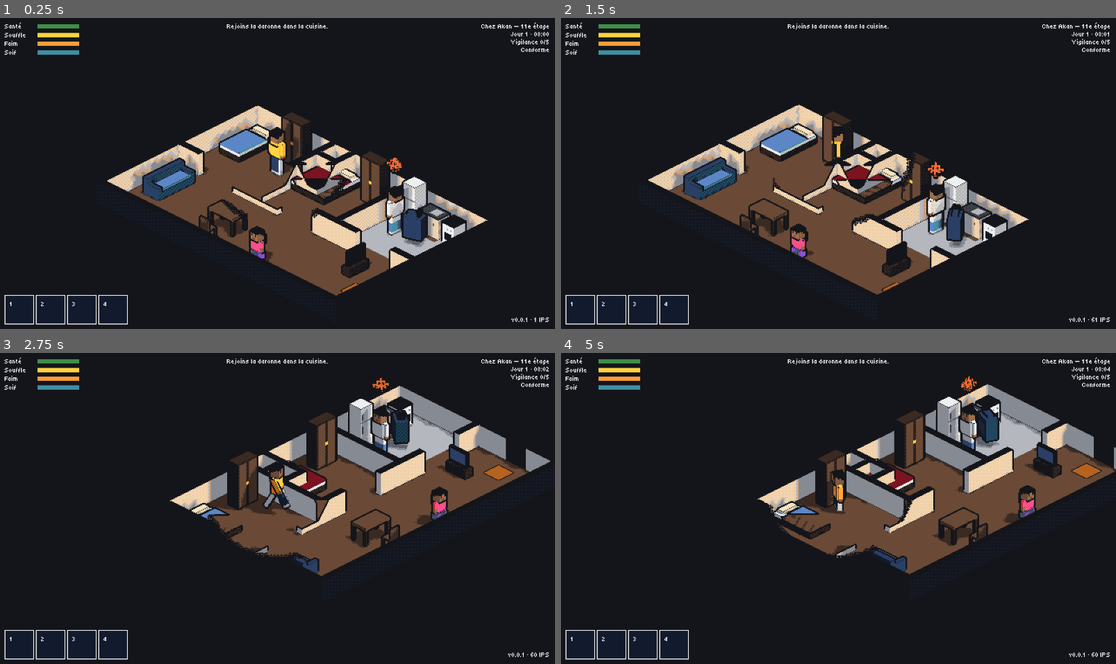
Above: before the commit, frames 1-4 (two rows, left to right).
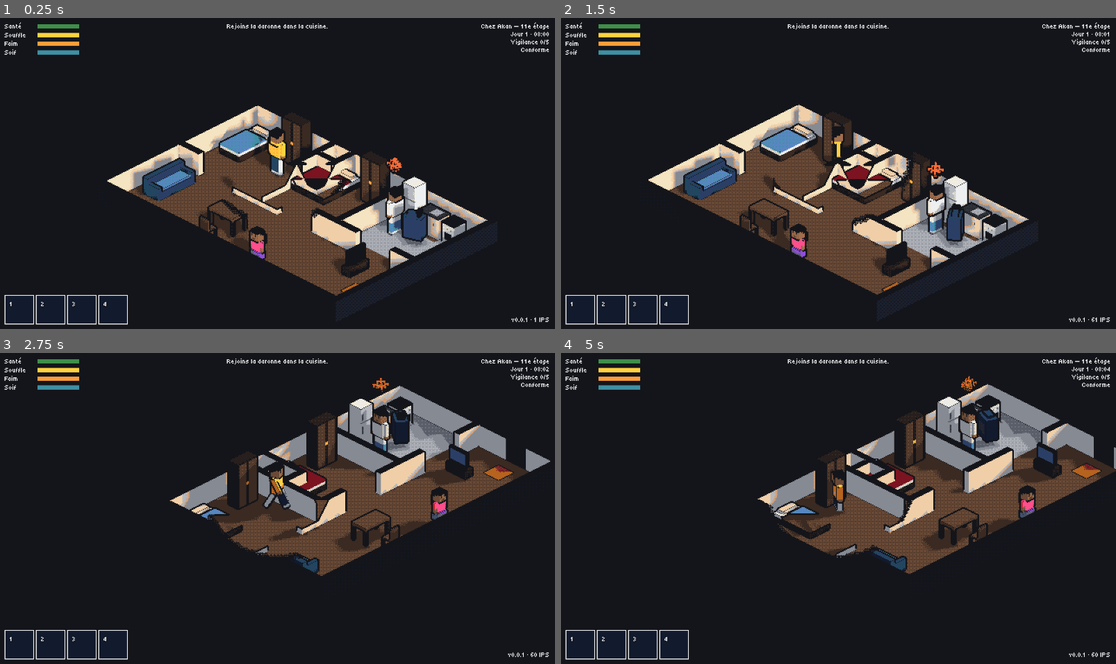
Above: after the commit, the same moments.

Repository: Yato-350/91350
Game: Godot game, scene res://scenes/main/game.tscn
Two runs of this game, one before a commit and one after it. Both use one fixed random seed, a clock stepped at 60 frames per second and the inputs below.
Inputs (mouse positions are in pixels of both pictures, inside the frame that each line leads up to):
- Up to frame 1 (0.25 s): no input
- Up to frame 2 (1.5 s): tap Enter (ui_accept) at 0.5, 0.77 s; move the mouse to (960, 157) at 0.52 s; hold D (move_right) 0.53-1.25 s; tap Ctrl (aim) at 0.6 s; click (960, 157) at 0.67 s; drag from (727, 189) to (810, 235) at 1.27 s
- Up to frame 3 (2.75 s): move the mouse to (333, 440) at 2.02 s; hold D (move_right) from 2.03 s (still down); tap Q (camera_rotate_left) at 2.1 s
- Up to frame 4 (5 s): release D (move_right) at 2.75 s; drag from (810, 570) to (672, 461) at 2.77 s; move the mouse to (1005, 555) at 3.52 s; hold A (move_left) 3.53-4.25 s; hold C (crouch) 3.53-4.25 s; tap Enter (ui_accept) at 3.77 s; drag from (672, 461) to (755, 430) at 4.27 s

The runs differ from the first frame. In frame 1, 6.2% of the frame differs, in the area x 19-88%, y 28-89%; in frame 2, 6.3%, in the area x 15-85%, y 28-89%; in frame 3, 5.3%; in frame 4, 5.1%.

Commit message:
feat: jour et nuit, lampadaires allumés, couvre-feu annoncé
- DayLight : la lumière selon l'heure (soleil levé à l'est, couché à l'ouest, teintes
  d'aube et de soir, nuit bleutée et lisible). Le ciel de chaque zone la suit ; les
  intérieurs gardent leur lumière égale.
- LampLights : la nuit, les 6 lanternes les plus proches d'Akan (lampadaires, appliques
  des entrées, lampadaires posés par les données) reçoivent une vraie lumière, sans
  ombres ; les lanternes et appliques s'allument dans le shader du décor.
- Couvre-feu : annoncé dix minutes avant par le haut-parleur, avancé d'une heure quand la
  Vigilance est haute, affiché au HUD ; signal curfew_changed sur l'EventBus.
- Le point de ration a ses lampadaires.
- Captures à une heure donnée : tools/check.sh screenshot <scène> [heure].

Co-Authored-By: Claude Opus 5.5 <noreply@anthropic.com>
Claude-Session: https://claude.ai/code/session_0191MuXXX6bNUbLG7aSk85Tz

Diff:
--- a/data/zones/grigny2.json
+++ b/data/zones/grigny2.json
@@ -67,6 +67,18 @@
 			"model": "ecran_propagande",
 			"at": "-68.5,-149",
 			"yaw": 0
+		},
+		{
+			"model": "lampadaire",
+			"at": "-74.5,-140.5",
+			"yaw": 270,
+			"solid": false
+		},
+		{
+			"model": "lampadaire",
+			"at": "-62.5,-140.5",
+			"yaw": 90,
+			"solid": false
 		}
 	],
 	"npcs": [
--- a/locale/strings.csv
+++ b/locale/strings.csv
@@ -153,3 +153,7 @@
 OBJ_VIEUX_LIVRER,"Donne les piles à Lucien."
 JOURNAL_TITLE,"Journal"
 JOURNAL_EMPTY,"Rien en cours. Pour l'instant."
+HUD_CURFEW,"Couvre-feu"
+CURFEW_WARNING,"Haut-parleur : « Couvre-feu dans dix minutes. Un foyer calme est un foyer conforme. »"
+CURFEW_START,"Haut-parleur : « Couvre-feu. Tout citoyen dehors est une inquiétude. »"
+CURFEW_END,"Haut-parleur : « Fin du couvre-feu. Bonne journée conforme. »"
--- a/scripts/autoload/event_bus.gd
+++ b/scripts/autoload/event_bus.gd
@@ -41,3 +41,5 @@
 ## Demande de dialogue : un fichier de dialogue/ et l'entrée à y jouer.
 signal dialogue_requested(dialogue: String, cue: String)
 signal dialogue_ended(dialogue: String)
+## Le couvre-feu commence (true) ou se lève (false).
+signal curfew_changed(active: bool)
--- a/scripts/autoload/game_state.gd
+++ b/scripts/autoload/game_state.gd
@@ -7,6 +7,10 @@
 ## Un lieu décrit par les données s'écrit « zone:<identifiant>[@repère] ».
 const ZONE_PREFIX := "zone:"
 const MARKER_SEPARATOR := "@"
+## Le haut-parleur prévient tant de minutes avant le couvre-feu.
+const CURFEW_WARNING_MINUTES := 10.0
+## À partir de cette Vigilance, le régime avance le couvre-feu d'une heure.
+const CURFEW_ADVANCE_VIGILANCE := 3
 ## La quête qui ouvre une nouvelle partie.
 const FIRST_QUEST := "ascenseur_en_panne"
 ## Objectifs « USE » génériques : ce qu'un objet fait, quel qu'il soit.
@@ -34,6 +38,8 @@
 ## Le temps ne passe que pendant le jeu, pas dans les menus.
 var playing := false
 
+var _curfew := false
+
 
 func _ready() -> void:
 	add_to_group(SaveManager.SAVEABLE_GROUP)
@@ -42,7 +48,38 @@
 
 func _process(delta: float) -> void:
 	if playing:
-		clock.advance(delta)
+		advance_time(delta)
+
+
+## Avance l'heure de `seconds` secondes réelles et annonce le couvre-feu.
+func advance_time(seconds: float) -> void:
+	var before := clock.minutes
+	clock.advance(seconds)
+	var warning := (GameClock.CURFEW_START_HOUR - _curfew_advance()) * GameClock.MINUTES_PER_HOUR
+	if _crossed(before, clock.minutes, warning - CURFEW_WARNING_MINUTES):
+		EventBus.notified.emit("CURFEW_WARNING")
+	var now := is_curfew()
+	if now != _curfew:
+		_curfew = now
+		EventBus.curfew_changed.emit(now)
+		EventBus.notified.emit("CURFEW_START" if now else "CURFEW_END")
+
+
+## Vrai pendant le couvre-feu (avancé d'une heure quand la Vigilance est haute).
+func is_curfew() -> bool:
+	return clock.is_curfew(_curfew_advance())
+
+
+func _curfew_advance() -> int:
+	var high := surveillance.level(territory_id) >= CURFEW_ADVANCE_VIGILANCE
+	return 1 if high and not territory_id.is_empty() else 0
+
+
+# L'heure `mark` (en minutes) a-t-elle été passée en allant de `before` à `after` ?
+static func _crossed(before: float, after: float, mark: float) -> bool:
+	if after >= before:
+		return before < mark and mark <= after
+	return mark > before or mark <= after
 
 
 func new_game() -> void:
@@ -51,6 +88,7 @@
 	location = ""
 	saved_position = []
 	territory_id = ""
+	_curfew = is_curfew()
 	EventBus.game_state_reset.emit()
 
 
@@ -197,6 +235,7 @@
 	flags = SaveCodec.table(state, "flags").duplicate()
 	location = SaveCodec.text(state, "location", "")
 	saved_position = _read_position(SaveCodec.list(state, "position"))
+	_curfew = is_curfew()
 	EventBus.game_state_reset.emit()
 
 
--- a/scripts/main/main.gd
+++ b/scripts/main/main.gd
@@ -12,6 +12,8 @@
 const TRAVEL_FADE_SECONDS := 0.2
 const READY_MARKER := "[91350] prêt"
 const SCREENSHOT_ARGUMENT := "--screenshot"
+## « --hour 23.5 » : l'heure du jeu au moment de la capture.
+const HOUR_ARGUMENT := "--hour"
 const SCREENSHOT_DIR := "res://build/screenshots"
 const SCREENSHOT_FRAMES := 30
 ## « zone:<identifiant> » désigne un lieu des données plutôt qu'un fichier de scène.
@@ -40,6 +42,14 @@
 	if path.begins_with("res://") or path.begins_with(ZONE_PREFIX):
 		return path
 	return "res://" + path
+
+
+## L'heure demandée par « --hour <h> » (en heures), ou -1 si absente ou illisible.
+static func parse_hour(args: PackedStringArray) -> float:
+	var index := args.find(HOUR_ARGUMENT)
+	if index == -1 or index + 1 >= args.size() or not args[index + 1].is_valid_float():
+		return -1.0
+	return args[index + 1].to_float()
 
 
 func _ready() -> void:
@@ -166,6 +176,9 @@
 		printerr("Le mode --screenshot a besoin d'un rendu : ne pas le lancer avec --headless.")
 		get_tree().quit(1)
 		return
+	var hour := parse_hour(OS.get_cmdline_user_args())
+	if hour >= 0.0:
+		GameState.clock.minutes = hour * GameClock.MINUTES_PER_HOUR
 	if not travel_to(scene_path):
 		get_tree().quit(1)
 		return
@@ -176,6 +189,9 @@
 	if not scene_path.begins_with(ZONE_PREFIX):
 		file_name = file_name.get_basename()
 	file_name = file_name.replace(":", "_")
+	if hour >= 0.0:
+		var args := OS.get_cmdline_user_args()
+		file_name += "_%sh" % args[args.find(HOUR_ARGUMENT) + 1]
 	var path := SCREENSHOT_DIR.path_join(file_name + ".png")
 	if save_screenshot(path) != OK:
 		printerr("Capture impossible : %s" % path)
--- /dev/null
+++ b/scripts/systems/time/day_light.gd
@@ -0,0 +1,62 @@
+class_name DayLight
+## La lumière selon l'heure, en logique pure : soleil (énergie, couleur, direction),
+## ambiance (énergie, couleur) et fond. Des repères horaires, interpolés entre eux.
+## Le soleil se lève à l'est, passe au sud et se couche à l'ouest.
+
+const NIGHT_BACKGROUND := Color(0.0706, 0.102, 0.1804)
+const DAWN_BACKGROUND := Color(0.169, 0.247, 0.4)
+## La nuit reste lisible : une lumière de lune bleutée.
+const NIGHT_AMBIENT := Color(0.34, 0.4, 0.66)
+const DAY_AMBIENT := Color(0.62, 0.66, 0.8)
+const DAY_SUN := Color(0.95, 0.96, 1.0)
+## [heure, énergie du soleil, couleur du soleil, énergie d'ambiance, couleur d'ambiance, fond]
+const KEYS: Array[Array] = [
+	[0.0, 0.0, Color(1.0, 0.5, 0.4), 0.5, NIGHT_AMBIENT, NIGHT_BACKGROUND],
+	[5.5, 0.0, Color(1.0, 0.5, 0.4), 0.5, NIGHT_AMBIENT, NIGHT_BACKGROUND],
+	[6.5, 0.35, Color(1.0, 0.72, 0.5), 0.4, Color(0.55, 0.52, 0.66), DAWN_BACKGROUND],
+	[8.0, 0.8, DAY_SUN, 0.5, DAY_AMBIENT, NIGHT_BACKGROUND],
+	[17.0, 0.8, DAY_SUN, 0.5, DAY_AMBIENT, NIGHT_BACKGROUND],
+	[19.25, 0.5, Color(1.0, 0.78, 0.62), 0.45, Color(0.62, 0.52, 0.6), DAWN_BACKGROUND],
+	[20.5, 0.0, Color(1.0, 0.5, 0.4), 0.5, NIGHT_AMBIENT, NIGHT_BACKGROUND],
+	[24.0, 0.0, Color(1.0, 0.5, 0.4), 0.5, NIGHT_AMBIENT, NIGHT_BACKGROUND],
+]
+const SUNRISE_HOUR := 6.0
+const SUNSET_HOUR := 20.5
+const MIN_ELEVATION_DEGREES := 8.0
+const MAX_ELEVATION_DEGREES := 52.0
+const MINUTES_PER_HOUR := 60.0
+const HOURS_PER_DAY := 24.0
+
+
+## La lumière à `minutes` après minuit.
+static func sample(minutes: float) -> Dictionary:
+	var hour := fposmod(minutes / MINUTES_PER_HOUR, HOURS_PER_DAY)
+	var index := 0
+	while index < KEYS.size() - 2 and hour >= float(KEYS[index + 1][0]):
+		index += 1
+	var low: Array = KEYS[index]
+	var high: Array = KEYS[index + 1]
+	var t := clampf((hour - low[0]) / (float(high[0]) - low[0]), 0.0, 1.0)
+	var low_sun: Color = low[2]
+	var low_ambient: Color = low[4]
+	var low_background: Color = low[5]
+	return {
+		"sun_energy": lerpf(low[1], high[1], t),
+		"sun_color": low_sun.lerp(high[2], t),
+		"ambient_energy": lerpf(low[3], high[3], t),
+		"ambient_color": low_ambient.lerp(high[4], t),
+		"background": low_background.lerp(high[5], t),
+		"sun_direction": sun_direction(hour),
+	}
+
+
+## Direction de la lumière du soleil (du soleil vers le sol), x vers l'est, z vers le sud.
+static func sun_direction(hour: float) -> Vector3:
+	var t := clampf((hour - SUNRISE_HOUR) / (SUNSET_HOUR - SUNRISE_HOUR), 0.0, 1.0)
+	# Azimut compté depuis le sud : -90° à l'est le matin, +90° à l'ouest le soir.
+	var azimuth := lerpf(-PI / 2.0, PI / 2.0, t)
+	var elevation := deg_to_rad(lerpf(MIN_ELEVATION_DEGREES, MAX_ELEVATION_DEGREES, sin(t * PI)))
+	var to_sun := Vector3(
+		-sin(azimuth) * cos(elevation), sin(elevation), cos(azimuth) * cos(elevation)
+	)
+	return -to_sun
--- a/scripts/ui/hud.gd
+++ b/scripts/ui/hud.gd
@@ -19,6 +19,7 @@
 	"Thirst": ["HUD_THIRST", "eau_claire"],
 }
 const QUICK_SLOT_SIZE := 34
+const CURFEW_COLOR := "orange_vif"
 const ZONE_PREFIX := "zone:"
 
 var _palette := Palette.load_colors()
@@ -60,6 +61,7 @@
 	EventBus.zone_liberated.connect(func(_zone: String) -> void: _refresh_place())
 	EventBus.vigilance_changed.connect(func(_zone: String, _level: int) -> void: _refresh_place())
 	EventBus.status_changed.connect(func(_status: int) -> void: _refresh_place())
+	EventBus.curfew_changed.connect(func(_active: bool) -> void: _refresh_place())
 	_refresh_all()
 
 
@@ -137,6 +139,10 @@
 	var level := GameState.surveillance.level(zone)
 	vigilance.text = tr("HUD_VIGILANCE").format({"level": level, "max": Surveillance.MAX_LEVEL})
 	status.text = tr("STATUS_%d" % GameState.surveillance.status)
+	var curfew: Label = _info.get_node("Curfew")
+	curfew.text = tr("HUD_CURFEW")
+	curfew.visible = GameState.is_curfew()
+	curfew.add_theme_color_override(&"font_color", _palette[CURFEW_COLOR])
 
 
 # Un intérieur porte son propre nom ; une zone, celui du régime tant qu'elle n'est pas libre.
@@ -203,7 +209,7 @@
 	info.add_theme_constant_override(&"separation", 0)
 	info.mouse_filter = Control.MOUSE_FILTER_IGNORE
 	add_child(info)
-	for line: String in ["Place", "Clock", "Vigilance", "Status"]:
+	for line: String in ["Place", "Clock", "Curfew", "Vigilance", "Status"]:
 		var label := Label.new()
 		label.name = line
 		label.horizontal_alignment = HORIZONTAL_ALIGNMENT_RIGHT
--- /dev/null
+++ b/scripts/world/lamp_lights.gd
@@ -0,0 +1,78 @@
+class_name LampLights
+extends Node3D
+## La nuit, les lampadaires et les appliques des entrées éclairent la rue. Il y en a des
+## centaines : seules les POOL_SIZE plus proches d'Akan reçoivent une vraie lumière (en
+## renderer Compatibility, chaque lumière coûte une passe de plus sur ce qu'elle touche).
+
+const POOL_SIZE := 6
+const COLOR := Color(1.0, 0.616, 0.227)
+const ENERGY := 1.6
+const RANGE := 10.0
+## En dessous de ce degré de nuit, tout reste éteint.
+const NIGHT_THRESHOLD := 0.3
+const REFRESH_SECONDS := 0.3
+
+## Où sont les lanternes (en mètres).
+var positions := PackedVector3Array()
+var player: Node3D
+
+var _lights: Array[OmniLight3D] = []
+var _age := REFRESH_SECONDS
+
+
+func _ready() -> void:
+	for index: int in POOL_SIZE:
+		var light := OmniLight3D.new()
+		light.name = "Lamp%d" % index
+		light.light_color = COLOR
+		light.omni_range = RANGE
+		light.shadow_enabled = false
+		light.visible = false
+		add_child(light)
+		_lights.append(light)
+	update_lights()
+
+
+func _process(delta: float) -> void:
+	_age += delta
+	if _age >= REFRESH_SECONDS:
+		_age = 0.0
+		update_lights()
+
+
+## Rallume les lanternes les plus proches d'Akan, selon l'heure.
+func update_lights() -> void:
+	var night := GameState.clock.night_factor()
+	var nearest: Array[Vector3] = []
+	if night >= NIGHT_THRESHOLD and player != null and is_instance_valid(player):
+		nearest = _nearest(player.global_position)
+	for index: int in _lights.size():
+		var light := _lights[index]
+		light.visible = index < nearest.size()
+		if light.visible:
+			light.global_position = nearest[index]
+			light.light_energy = ENERGY * night
+
+
+func lit_count() -> int:
+	return _lights.filter(func(light: OmniLight3D) -> bool: return light.visible).size()
+
+
+## Distance du point à la lumière allumée la plus proche (INF si aucune).
+func closest_light_distance(at: Vector3) -> float:
+	var best := INF
+	for light: OmniLight3D in _lights:
+		if light.visible:
+			best = minf(best, light.global_position.distance_to(at))
+	return best
+
+
+func _nearest(at: Vector3) -> Array[Vector3]:
+	var sorted: Array[Vector3] = []
+	for position: Vector3 in positions:
+		sorted.append(position)
+	sorted.sort_custom(
+		func(a: Vector3, b: Vector3) -> bool:
+			return a.distance_squared_to(at) < b.distance_squared_to(at)
+	)
+	return sorted.slice(0, POOL_SIZE)
--- a/scripts/world/zone.gd
+++ b/scripts/world/zone.gd
@@ -19,6 +19,8 @@
 ## Un objectif « aller à un repère » est atteint à cette distance (m).
 const GOTO_RADIUS := 2.0
 const TARGET_SEPARATOR := ":"
+## L'applique d'une entrée : à tant de mètres devant la façade, à tant de hauteur.
+const ENTRANCE_LIGHT_OFFSET := Vector2(0.6, 2.6)
 ## Distance à laquelle on considère qu'Akan arrive par l'entrée d'un immeuble.
 const ENTRANCE_REACH := 3.0
 ## Rayon maximal (en cases) de la recherche d'une case libre.
@@ -35,6 +37,8 @@
 ## Repères du lieu : nom → position.
 var markers := {}
 var player: Player
+## Lanternes des lampadaires posés par les données du lieu (en plus des cuits).
+var _extra_lamps := PackedVector3Array()
 
 
 ## Rend le lieu demandé, ou null (erreur journalisée) s'il n'existe pas.
@@ -79,6 +83,8 @@
 	var rig: CameraRig = CAMERA_RIG_SCENE.instantiate()
 	rig.target = player
 	add_child(rig)
+	if not is_interior and not (geometry.lamp_positions.is_empty() and _extra_lamps.is_empty()):
+		_add_lamp_lights()
 	var guide := QuestGuide.new()
 	guide.name = "QuestGuide"
 	guide.zone = self
@@ -154,6 +160,19 @@
 	return best
 
 
+# Les lanternes des lampadaires, et les appliques au-dessus des entrées d'immeubles.
+func _add_lamp_lights() -> void:
+	var lamps := LampLights.new()
+	lamps.name = "LampLights"
+	lamps.player = player
+	lamps.positions = geometry.lamp_positions.duplicate()
+	lamps.positions.append_array(_extra_lamps)
+	for entrance: Dictionary in geometry.entrances:
+		var at: Vector3 = entrance["position"] + entrance["normal"] * ENTRANCE_LIGHT_OFFSET.x
+		lamps.positions.append(at + Vector3.UP * ENTRANCE_LIGHT_OFFSET.y)
+	add_child(lamps)
+
+
 # L'entrée d'immeuble la plus proche du point, à moins de ENTRANCE_REACH mètres, ou {}.
 func _entrance_near(at: Vector3) -> Dictionary:
 	var found := {}
@@ -214,6 +233,8 @@
 		prop.position = placement["position"]
 		prop.rotation_degrees.y = placement["yaw"]
 		add_child(prop)
+		if placement["model"] == ZoneDressing.LAMP_MODEL:
+			_extra_lamps.append(prop.position + prop.basis * ZoneDressing.LAMP_HEAD)
 
 
 func _add_pickups() -> void:
--- a/scripts/world/zone_sky.gd
+++ b/scripts/world/zone_sky.gd
@@ -1,7 +1,7 @@
 class_name ZoneSky
 extends Node3D
-## Lumière et ambiance d'un lieu : soleil et environnement.
-## (Le cycle jour/nuit le pilotera ; pour l'instant, une fin d'après-midi fixe.)
+## Lumière et ambiance d'un lieu. Dehors, le soleil et l'ambiance suivent l'heure du jeu
+## (DayLight) ; dedans, une lumière égale, sur un fond uni : on ne voit pas dehors.
 
 # Lumière d'intérieur. En renderer Compatibility, un soleil qui projette des ombres est
 # dessiné dans une passe à part, ajoutée à l'ambiance après la conversion sRGB : les deux
@@ -11,17 +11,54 @@
 const INTERIOR_AMBIENT_COLOR := Color.WHITE
 const INTERIOR_AMBIENT_ENERGY := 0.35
 const INTERIOR_SUN_ENERGY := 0.155
+## Paramètre global des shaders : 0 en plein jour, 1 en pleine nuit (fenêtres, lanternes).
+const NIGHT_PARAMETER := &"night_factor"
+const REFRESH_SECONDS := 0.25
+const SUN_MIN_ENERGY := 0.01
+
+var _interior := false
+var _age := REFRESH_SECONDS
 
 @onready var _world_environment: WorldEnvironment = $WorldEnvironment
 @onready var _sun: DirectionalLight3D = $Sun
 
 
+func _ready() -> void:
+	# L'environnement de la scène est partagé par tous les lieux : chacun a sa copie.
+	_world_environment.environment = _world_environment.environment.duplicate()
+	update_light()
+
+
+func _process(delta: float) -> void:
+	_age += delta
+	if _age >= REFRESH_SECONDS:
+		_age = 0.0
+		update_light()
+
+
 ## Un intérieur baigne dans une lumière égale, sur un fond uni : on ne voit pas dehors.
 func use_interior_light(background: Color) -> void:
-	# L'environnement est partagé par toutes les instances de la scène : on en fait une copie.
-	var environment: Environment = _world_environment.environment.duplicate()
+	_interior = true
+	var environment := _world_environment.environment
 	environment.background_color = background
 	environment.ambient_light_color = INTERIOR_AMBIENT_COLOR
 	environment.ambient_light_energy = INTERIOR_AMBIENT_ENERGY
-	_world_environment.environment = environment
 	_sun.light_energy = INTERIOR_SUN_ENERGY
+	_sun.visible = true
+
+
+## Applique la lumière de l'heure qu'il est.
+func update_light() -> void:
+	RenderingServer.global_shader_parameter_set(NIGHT_PARAMETER, GameState.clock.night_factor())
+	if _interior:
+		return
+	var light := DayLight.sample(GameState.clock.minutes)
+	var environment := _world_environment.environment
+	environment.background_color = light["background"]
+	environment.ambient_light_color = light["ambient_color"]
+	environment.ambient_light_energy = light["ambient_energy"]
+	_sun.light_color = light["sun_color"]
+	_sun.light_energy = light["sun_energy"]
+	_sun.visible = light["sun_energy"] > SUN_MIN_ENERGY
+	if _sun.visible:
+		_sun.global_basis = Basis.looking_at(light["sun_direction"], Vector3.UP)
--- a/shaders/prop.gdshader
+++ b/shaders/prop.gdshader
@@ -4,7 +4,11 @@
 
 #include "res://shaders/cutaway.gdshaderinc"
 
+global uniform float night_factor;
+
 uniform float cut_height = 2.4;
+// Lanternes et appliques : la couleur du sodium s'allume la nuit.
+const vec3 SODIUM = vec3(1.0, 0.616, 0.227);
 // Les sols et ce qui est au ras du sol ne sont jamais découpés.
 uniform float min_height = 0.25;
 
@@ -27,5 +31,8 @@
 		discard;
 	}
 	ALBEDO = COLOR.rgb;
+	if (distance(COLOR.rgb, SODIUM) < 0.03) {
+		EMISSION = COLOR.rgb * night_factor * 1.5;
+	}
 	ROUGHNESS = 1.0;
 }
--- /dev/null
+++ b/tests/test_day_night.gd
@@ -0,0 +1,106 @@
+extends GutTest
+## Le jour et la nuit : lumière selon l'heure, lampadaires la nuit, couvre-feu annoncé.
+
+
+func before_each() -> void:
+	GameState.new_game()
+
+
+func after_each() -> void:
+	GameState.new_game()
+
+
+func test_noon_is_bright_and_midnight_is_dark_and_blue() -> void:
+	var noon := DayLight.sample(12.0 * 60.0)
+	var midnight := DayLight.sample(0.0)
+	assert_gt(noon["sun_energy"], 0.7)
+	assert_eq(midnight["sun_energy"], 0.0)
+	var midnight_light: float = midnight["ambient_energy"] + midnight["sun_energy"]
+	assert_lt(midnight_light, noon["ambient_energy"] + noon["sun_energy"])
+	var night_color: Color = midnight["ambient_color"]
+	assert_gt(night_color.b, night_color.r, "la nuit est bleue")
+
+
+func test_the_sun_rises_in_the_east_and_sets_in_the_west() -> void:
+	var morning: Vector3 = DayLight.sample(8.0 * 60.0)["sun_direction"]
+	var evening: Vector3 = DayLight.sample(18.0 * 60.0)["sun_direction"]
+	var noon: Vector3 = DayLight.sample(13.0 * 60.0)["sun_direction"]
+	assert_lt(morning.x, 0.0, "le matin, la lumière va vers l'ouest : elle vient de l'est")
+	assert_gt(evening.x, 0.0)
+	assert_lt(noon.y, morning.y, "à midi, le soleil tape plus d'aplomb")
+
+
+func test_dawn_and_dusk_are_warm() -> void:
+	var dusk: Color = DayLight.sample(19.75 * 60.0)["sun_color"]
+	var noon: Color = DayLight.sample(12.0 * 60.0)["sun_color"]
+	assert_gt(dusk.r - dusk.b, noon.r - noon.b)
+
+
+func test_the_sky_of_a_zone_follows_the_clock() -> void:
+	var zone := Zone.create("grigny2")
+	add_child_autofree(zone)
+	await wait_process_frames(2)
+	var sky: ZoneSky = zone.get_node("Sky")
+	var sun: DirectionalLight3D = sky.get_node("Sun")
+	GameState.clock.minutes = 12.0 * 60.0
+	sky.update_light()
+	assert_true(sun.visible)
+	var environment: Environment = sky.get_node("WorldEnvironment").environment
+	var day_light := environment.ambient_light_energy + sun.light_energy
+	GameState.clock.minutes = 0.0
+	sky.update_light()
+	assert_false(sun.visible, "pas de soleil la nuit")
+	assert_lt(environment.ambient_light_energy, day_light)
+	var night_color := environment.ambient_light_color
+	assert_gt(night_color.b, night_color.r, "lumière de lune, bleutée")
+
+
+func test_street_lamps_light_up_around_akan_at_night() -> void:
+	var zone := Zone.create("grigny2@tour_akan")
+	add_child_autofree(zone)
+	await wait_process_frames(2)
+	var lamps: LampLights = zone.get_node("LampLights")
+	GameState.clock.minutes = 12.0 * 60.0
+	lamps.update_lights()
+	assert_eq(lamps.lit_count(), 0, "de jour, rien d'allumé")
+	GameState.clock.minutes = 23.0 * 60.0
+	lamps.update_lights()
+	assert_eq(lamps.lit_count(), LampLights.POOL_SIZE)
+	var nearest := INF
+	for at: Vector3 in lamps.positions:
+		nearest = minf(nearest, at.distance_to(zone.player.global_position))
+	assert_gt(
+		lamps.positions.size(), zone.geometry.lamp_positions.size(), "et les appliques des entrées"
+	)
+	assert_almost_eq(lamps.closest_light_distance(zone.player.global_position), nearest, 0.01)
+
+
+func test_indoors_there_is_no_street_lamp() -> void:
+	var home := Zone.create("appartement_akan")
+	add_child_autofree(home)
+	await wait_process_frames(2)
+	assert_null(home.get_node_or_null("LampLights"))
+
+
+func test_the_curfew_is_announced_then_enforced_then_lifted() -> void:
+	watch_signals(EventBus)
+	GameState.clock.minutes = 20 * 60.0 + 45.0
+	GameState.advance_time(6.0 * 60.0 / GameClock.MINUTES_PER_SECOND / 60.0)
+	assert_signal_emitted_with_parameters(EventBus, "notified", ["CURFEW_WARNING"])
+	assert_false(GameState.is_curfew())
+	GameState.advance_time(10.0)
+	assert_true(GameState.is_curfew())
+	assert_signal_emitted_with_parameters(EventBus, "curfew_changed", [true])
+	assert_signal_emitted_with_parameters(EventBus, "notified", ["CURFEW_START"])
+	GameState.clock.minutes = 5 * 60.0 + 59.0
+	GameState.advance_time(2.0)
+	assert_false(GameState.is_curfew())
+	assert_signal_emitted_with_parameters(EventBus, "curfew_changed", [false])
+
+
+func test_high_vigilance_brings_the_curfew_forward() -> void:
+	GameState.territory_id = "grigny2"
+	GameState.clock.minutes = 20 * 60.0 + 30.0
+	assert_false(GameState.is_curfew())
+	GameState.surveillance.report("grigny2", 3.0)
+	assert_true(GameState.is_curfew(), "couvre-feu avancé d'une heure")
--- a/tests/test_main.gd
+++ b/tests/test_main.gd
@@ -31,6 +31,13 @@
 func test_parse_screenshot_scene(params: Array = use_parameters(PARSE_CASES)) -> void:
 	var args := PackedStringArray(params[0])
 	assert_eq(Main.parse_screenshot_scene(args), params[1])
+
+
+func test_parse_hour() -> void:
+	assert_eq(Main.parse_hour(PackedStringArray(["--hour", "23.5"])), 23.5)
+	assert_eq(Main.parse_hour(PackedStringArray(["--hour"])), -1.0)
+	assert_eq(Main.parse_hour(PackedStringArray(["--hour", "minuit"])), -1.0)
+	assert_eq(Main.parse_hour(PackedStringArray([])), -1.0)
 
 
 func test_main_loads_the_default_zone() -> void:
Not shown, added: scripts/systems/time/day_light.gd.uid
Not shown, added: scripts/world/lamp_lights.gd.uid
Not shown, added: tests/test_day_night.gd.uid
Not shown, changed: tools/check.sh
